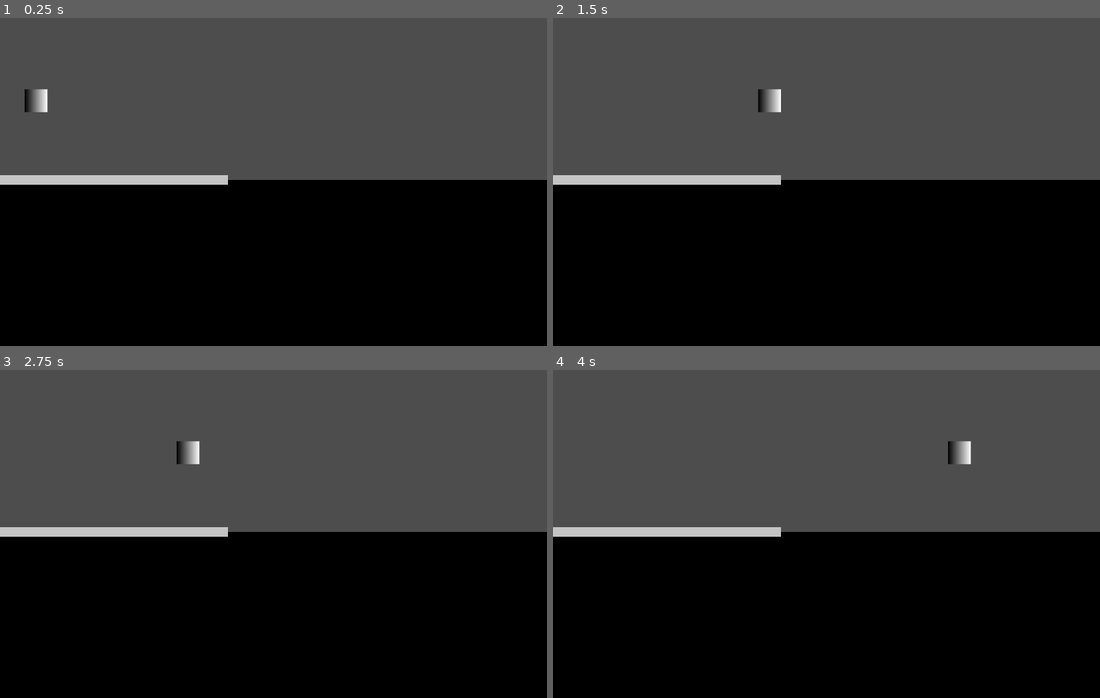
Above: before the commit, frames 1-4 (two rows, left to right).
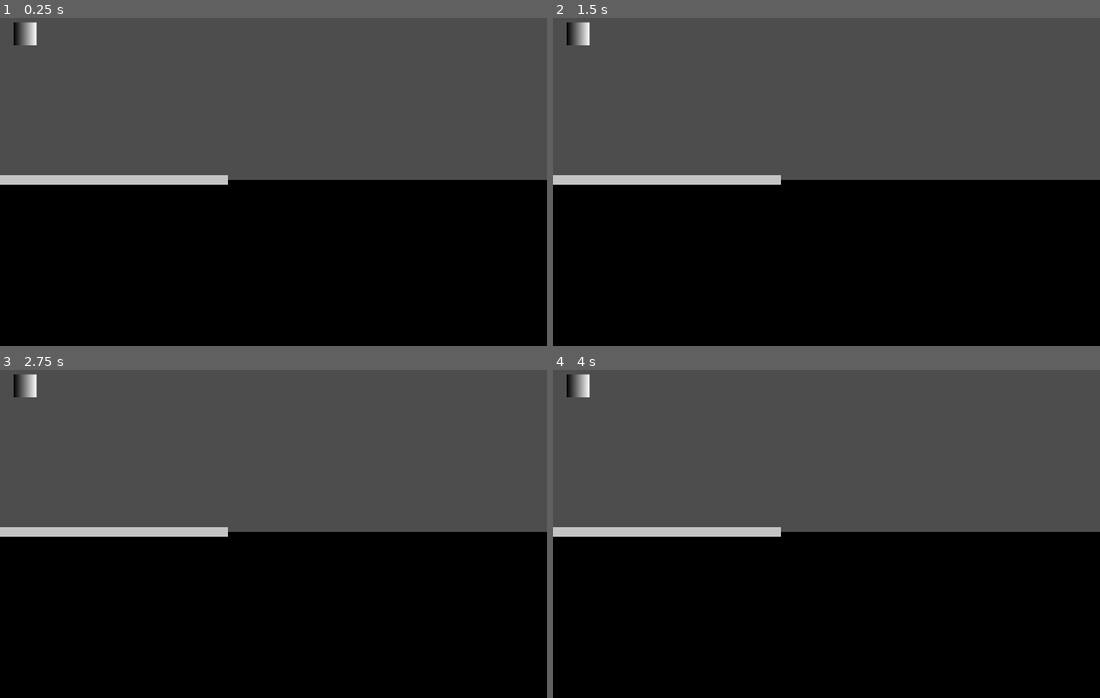
Above: after the commit, the same moments.

Repository: Globs-United/Project
Game: Godot game, scene res://node_2d.tscn
The game is run twice, just before and just after one commit, with the same random seed, the same clock (stepped at 60 frames per second) and the same inputs.
Inputs:
- Up to frame 1 (0.25 s): no input
- Up to frame 2 (1.5 s): tap Enter at 0.5 s; hold Right (moveRight) from 0.53 s (still down); tap Space (jump) at 0.77 s
- Up to frame 3 (2.75 s): tap Space (jump) at 1.52 s; release Right (moveRight) at 2.03 s; hold Left (moveLeft) from 2.03 s (still down)
- Up to frame 4 (4 s): release Left (moveLeft) at 2.78 s; hold Right (moveRight) from 2.78 s (still down); tap Space (jump) at 3.02, 3.77 s

The runs differ from the first frame. In frame 1, 0.5% of the frame differs, in the area x 2-9%, y 1-29%; in frame 2, 0.5%; in frame 3, 0.5%; in frame 4, 0.5%.

Commit message:
Add wall collisions

Diff:
--- /dev/null
+++ b/node_2d.gdshader
@@ -0,0 +1,14 @@
+shader_type canvas_item;
+
+void vertex() {
+	VERTEX += vec2(cos(TIME)*100.0, sin(TIME)*100.0);
+}
+
+void fragment() {
+	// Called for every pixel the material is visible on.
+}
+
+//void light() {
+//	// Called for every pixel for every light affecting the CanvasItem.
+//	// Uncomment to replace the default light processing function with this one.
+//}
--- a/node_2d.tscn
+++ b/node_2d.tscn
@@ -1,10 +1,10 @@
 [gd_scene load_steps=10 format=3 uid="uid://c8cicg3xt0mk8"]
 
 [ext_resource type="Script" uid="uid://c6gpld4isg7ew" path="res://player.gd" id="1_0e48y"]
-[ext_resource type="Texture2D" uid="uid://ccbim107j7xxo" path="res://2025_03_29_0iw_Kleki.png" id="2_epypp"]
+[ext_resource type="Texture2D" uid="uid://ccbim107j7xxo" path="res://sprites/2025_03_29_0iw_Kleki.png" id="2_q6r6c"]
 [ext_resource type="Script" uid="uid://caa25t2cwn6p6" path="res://bottom.gd" id="3_epypp"]
-[ext_resource type="Texture2D" uid="uid://cw7jv13e5djli" path="res://grey.png" id="4_0hol4"]
 [ext_resource type="Script" uid="uid://bo555vpjdrsej" path="res://wall.gd" id="4_q6r6c"]
+[ext_resource type="Texture2D" uid="uid://cw7jv13e5djli" path="res://sprites/grey.png" id="5_kdubu"]
 
 [sub_resource type="Gradient" id="Gradient_epypp"]
 
@@ -19,24 +19,25 @@
 
 [node name="Node2D" type="Node2D"]
 
-[node name="Player" type="Area2D" parent="."]
-position = Vector2(76, 183)
-scale = Vector2(0.5, 0.5)
+[node name="player" type="CharacterBody2D" parent="."]
+position = Vector2(53, 42)
 script = ExtResource("1_0e48y")
 metadata/_edit_group_ = true
 
-[node name="texture" type="Sprite2D" parent="Player"]
-position = Vector2(0, 3.8147e-06)
-scale = Vector2(0.375, 95.9999)
+[node name="texture" type="Sprite2D" parent="player"]
+position = Vector2(0, -2.47955e-05)
+scale = Vector2(0.1875, 48)
 texture = SubResource("GradientTexture1D_0hol4")
 
-[node name="CollisionShape2D" type="CollisionShape2D" parent="Player"]
+[node name="CollisionShape2D" type="CollisionShape2D" parent="player"]
+position = Vector2(0, -9.53674e-06)
+scale = Vector2(0.5, 0.5)
 shape = SubResource("RectangleShape2D_0hol4")
 
 [node name="bottom (temp)" type="Sprite2D" parent="."]
 z_index = -5
 position = Vector2(76, 577)
-texture = ExtResource("2_epypp")
+texture = ExtResource("2_q6r6c")
 script = ExtResource("3_epypp")
 
 [node name="wall" type="StaticBody2D" parent="."]
@@ -48,7 +49,7 @@
 [node name="Grey" type="Sprite2D" parent="wall"]
 position = Vector2(0, 3.05176e-05)
 scale = Vector2(0.96, 0.96)
-texture = ExtResource("4_0hol4")
+texture = ExtResource("5_kdubu")
 
 [node name="CollisionShape2D" type="CollisionShape2D" parent="wall"]
 position = Vector2(0, -6.10352e-05)
--- a/player.gd
+++ b/player.gd
@@ -1,33 +1,39 @@
-extends Area2D
+extends CharacterBody2D
 
-@export var speed = 400;
-var velocity = Vector2.ZERO;
+@export var accelerationSpeed = 16;
+@export var maxSpeed = 400;
 
 var screen_size;
+var downNow = 1;
 
 func _ready():
 	screen_size = get_viewport_rect().size
+	velocity = Vector2.ZERO;
+
+	accelerationSpeed *= screen_size.y / 700;
+	maxSpeed *= screen_size.y / 700;
 
 func _process(delta):
-	velocity *= 0;
+	velocity *= 0.9;
 	if Input.is_action_pressed("moveRight"):
-		velocity.x += 1
+		velocity.x += accelerationSpeed
 	if Input.is_action_pressed("moveLeft"):
-		velocity.x -= 1
+		velocity.x -= accelerationSpeed
 	if Input.is_action_pressed("moveDown"):
-		velocity.y += 1
+		velocity.y += accelerationSpeed
 	if Input.is_action_pressed("moveUp"):
-		velocity.y -= 1
+		velocity.y -= accelerationSpeed
 
-	if velocity.length() > 0:
-		velocity = velocity.normalized() * speed
+	if velocity.length() > maxSpeed:
+		velocity = velocity.normalized() * maxSpeed
 
 	position += velocity * delta
 	position = position.clamp(Vector2.ZERO, screen_size)
-"""
+
+
 func _physics_process(delta):
 	var collision_info = move_and_collide(velocity * delta)
 	if collision_info:
-		print(1);
-		#velocity = velocity.bounce(collision_info.get_normal())
-"""
+		var velocityTemp = velocity.bounce(collision_info.get_normal())
+		if(!(velocity.y * downNow > 0 && velocityTemp.y * downNow < 0)):
+			velocity = velocityTemp;
Binary file removed: 2025_03_29_0iw_Kleki.png
Not shown, added: Idle1.png.import
Not shown, added: Idle1Y.png.import
Not shown, added: Idle2.png.import
Not shown, added: Idle2Y.png.import
Not shown, changed: Idle3.png.import
Not shown, added: Idle3Y.png.import
Not shown, added: Idle4.png.import
Not shown, changed: Idle4Y.png.import
Binary file removed: grey.png
Not shown: 1 places in lvl1.tscn that only renumber resources
Not shown, added: node_2d.gdshader.uid
